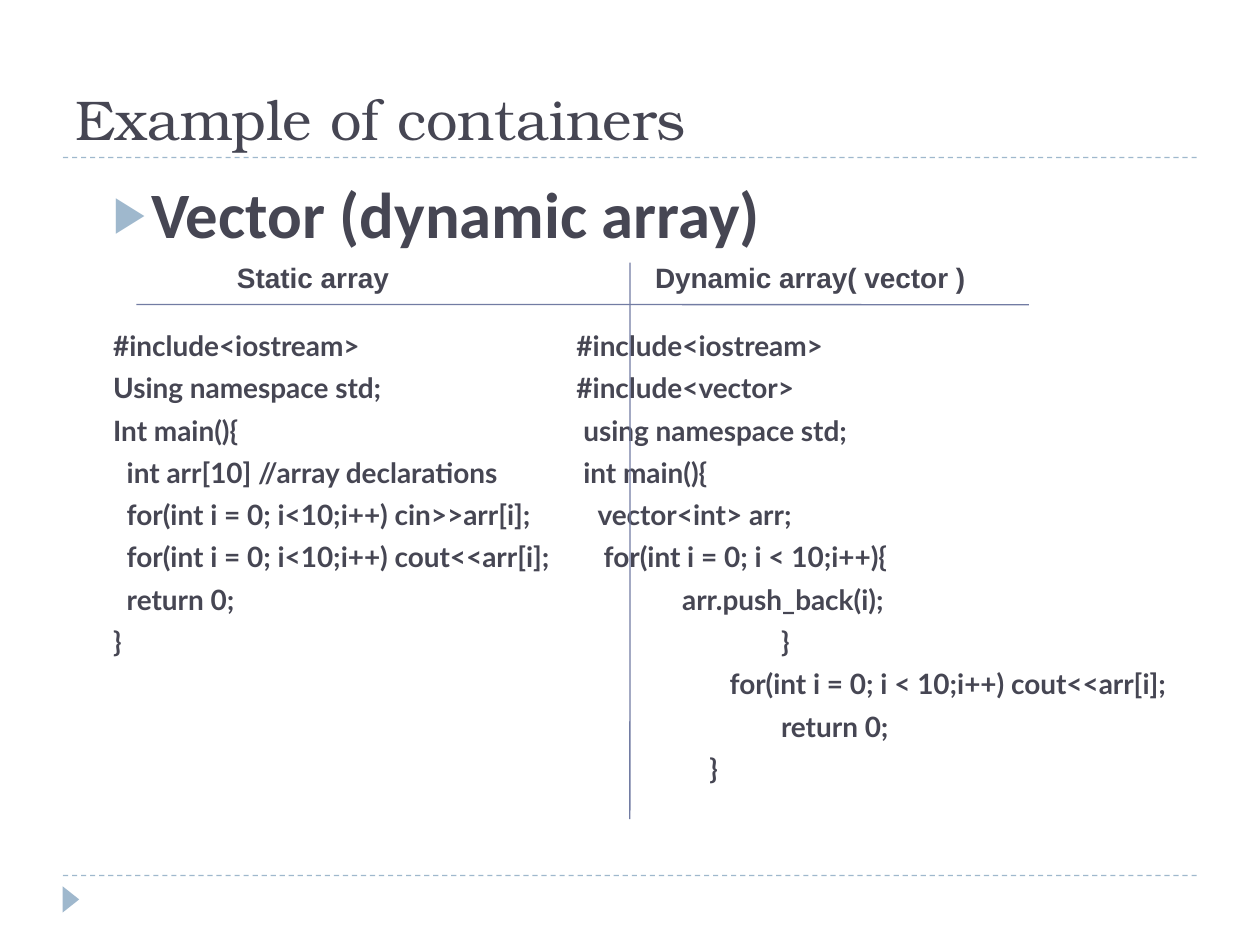
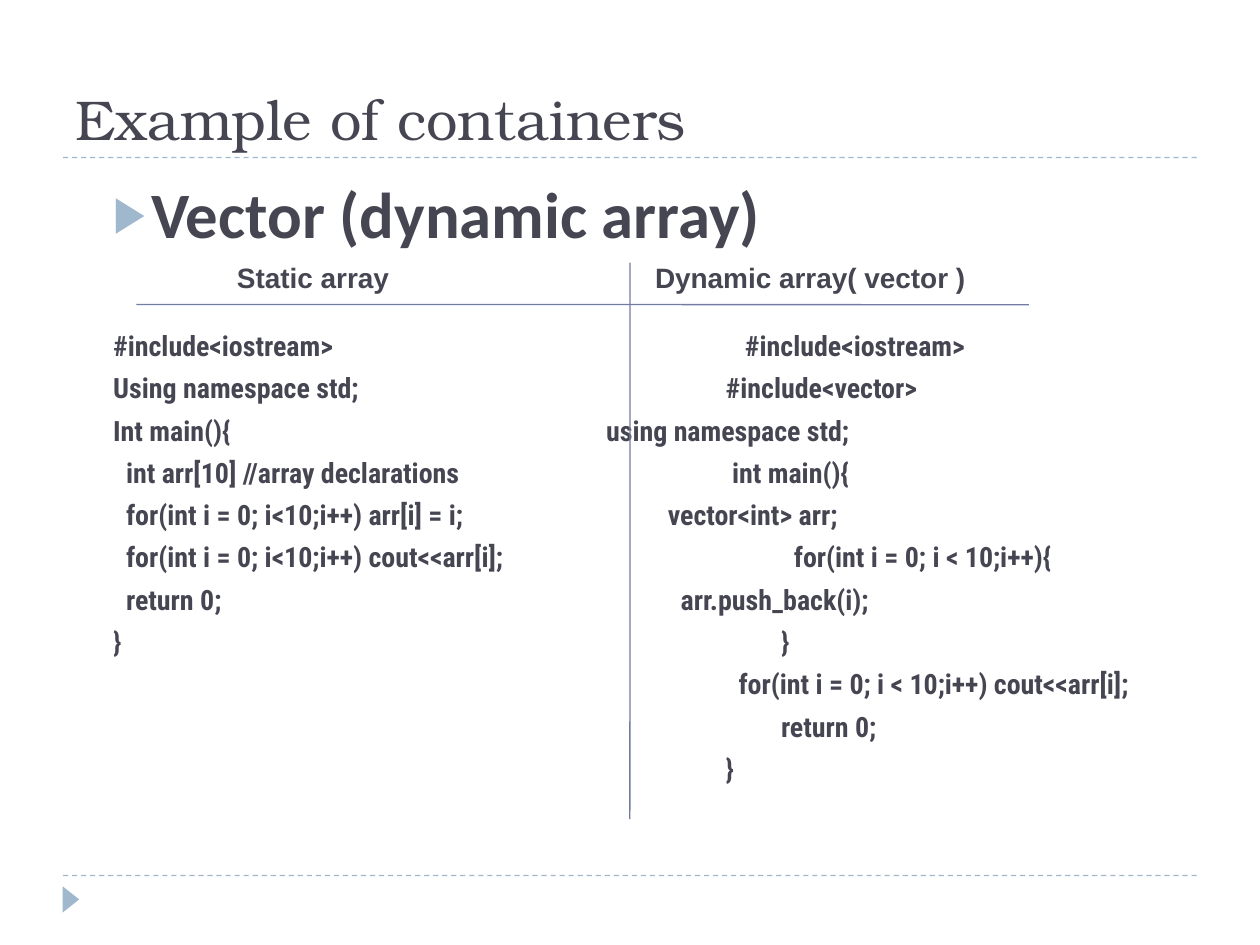
Before and after one commit to Mahbub96/STL-and-c-code, a slide deck: slide 7 of Presentation1.pptx. Drawn at 1260x945 pixels with LibreOffice and Linux fonts; fonts in the diff are those of the drawing. Boxes give left, top, right and bottom in pixels: in the first picture for what was removed or moved away, otherwise in the second. Text is boxed around its words. In the diff, an @@ line names an element or a change of style, - is before the commit and + after.

```diff
--- a/Presentation1.pptx
+++ b/Presentation1.pptx
@@ text at (x1=113, y1=335, x2=1128, y2=742): font Lato to Roboto Condensed in "#include<iostream> #include<iostream>", "Using namespace std; #include<vector>", "Int main(){ using namespace std;", "int arr[10] //array declarations int main(){" and 6 more places @@
@@ text at (x1=126, y1=502, x2=838, y2=531): text changed; font Lato to Roboto Condensed @@
-  for(int i = 0; i<10;i++) cin>>arr[i]; vector<int> arr;
+  for(int i = 0; i<10;i++) arr[i] = i; vector<int> arr;
```
Also in this commit, not shown: 1 slide added.
